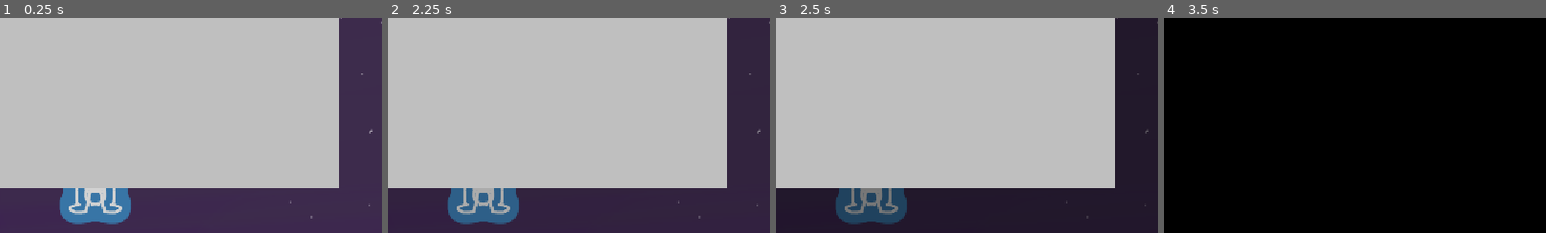
Above: before the commit, frames 1-4 (left to right).
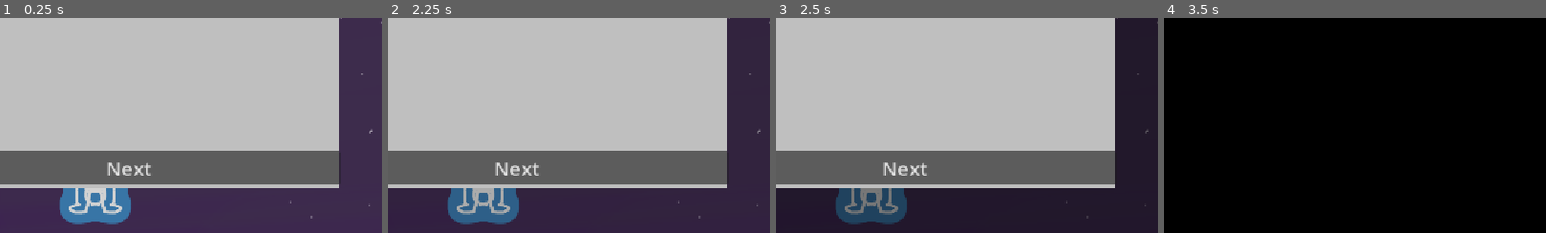
Above: after the commit, the same moments.

Repository: SteelyxEpic/Mr-lies
Game: Godot game, scene res://scenes/computer.tscn
The game is run twice, just before and just after one commit, with the same random seed, the same clock (stepped at 60 frames per second) and the same inputs. This scene is started directly instead of the project's main scene. The engine's default icon, where the game draws it, is replaced by a stand-in: a white triangle on a blue panel in a dark square.
Inputs (mouse positions are % of the whole screen's width and height, from its top left):
- Up to frame 1 (0.25 s): no input
- Up to frame 2 (2.25 s): click (17, 35) at 0.5 s, where only the run after the commit has a clickable "Next"; click (17, 35) at 1.25 s, where only the run after the commit has a clickable "Next"; click "Shut down" at 2 s
- Up to frame 3 (2.5 s): no input
- Up to frame 4 (3.5 s): tap Enter at 2.75 s; move the mouse to (72, 45) at 2.77 s; hold Right from 2.78 s (still down); tap Alt at 2.85 s; click (72, 45) at 2.92 s
The pictures show only the part of the screen within x 0-50%, y 0-50%; the shares and areas given below are measured in that part.

The runs differ from the first frame. In frame 1, 14% of the frame differs, in the area x 0-89%, y 61-78%; in frame 2, 14%; in frame 3, 14%; in frame 4, nothing differs.
Error after the commit: Out of bounds get index '0' (on base: 'Array[Dictionary]') (res://scenes/chat.gd:48)

Commit message:
Add choice UI and answer confirmation
Parse and handle choice tokens in chat flow and add a date-confirmation step. chat.gd: introduce a "choice" special token, count occurrences, create choice Buttons in the UI, wire presses to enqueue the selected reply and call check(); add date confirmation dialog and a truecheck() helper to validate/commit date answers. global.gd: add choice-linked text entries and a 'Garwinthank' response. computer.tscn: add a 'choice' node with ScrollContainer/HBox content, make Chat visible by default and hide Media. searches.tscn: add StyleBoxFlat subresources and apply styled overrides to the Searches button.

Diff:
--- a/global.gd
+++ b/global.gd
@@ -87,8 +87,9 @@
 
 "text": {
 	"Garwin1": "Garwin=me,hello! Is this Garwin?,Garwin,Yes! If you're texting does that mean you accepted my request?,me, …(278 unchanged characters)…
-	"Garwinyes":"Garwin=Garwin,That's the one!,Garwin,Thanks a lot!,me,no problem,me,I am expecting my payment soon tho,Garwin,yes! Of course!,Garwin,You'll get it in your account soon!+100_30",
+	"Garwinyes":"Garwin=Garwin,That's the one!,Garwin,Thanks a lot!,me,no problem,me,I am expecting my payment soon tho,Garwin,yes! Of course!,Garwin,You'll get it in your account soon!+100_30>Pleasure doing business<Garwinthank>Thank you kindly<Garwinthank",
 	"Garwinno":"Garwin=Garwin,...,Garwin,no that's not it_-5|22/4/1996|Garwinyes|Garwinno",
+	"Garwinthank":"Garwin=Garwin,Thanks again!"
 }
 ,
 "read":[]}
--- a/scenes/chat.gd
+++ b/scenes/chat.gd
@@ -41,13 +41,15 @@
 	var special = {
 		"ques": ["|", 0, 0],
 		"gain": ["+", 0, 0],
-		"rep": ["_", 0, 0]
+		"rep": ["_", 0, 0],
+		"choice": [">", 0, 0]
 	}
 	var temp = []
 	instance.text = current[0]["message"]
 
 	for i in special.keys():
 		special[i][1] = instance.text.find(special[i][0])
+		special[i][2] = instance.text.count(special[i][0])
 		if special[i][1] > 0:
 			temp.append(i)
 		instance.text = instance.text.replace(special[i][0], "|")
@@ -76,6 +78,25 @@
 			Global.data["reputation"] += Ans[i + 1].to_float()
 		elif temp[i] == "ques":
 			ansindex = i
+		elif temp[i] == "choice":
+			for x in range(special["choice"][2]):
+				var choiceinstance = Button.new()
+				var choice = Ans[i + x + 1].split("<")
+				choiceinstance.text = choice[0]
+				$choice.show()
+				$choice/ScrollContainer/content.add_child(choiceinstance)
+				choiceinstance.pressed.connect(func():
+					var choicetemp = "me," + choice[0] + ","
+					if len(choice) > 1:
+						var content = Global.data["text"][choice[1]].split("=")
+						choicetemp += content[1] + ","
+					for y in range(len(Global.data["people_known"])):
+						if currenttext == Global.data["people_known"][y].keys()[0]:
+							Global.data["people_known"][y]["queue"] = choicetemp
+							print(Global.data["people_known"][y]["queue"])
+							break
+					check(currenttext)
+				)
 	if len(current) == 0 and !recap:
 		if special["ques"][1] > 0:
 			$answer.show()
@@ -189,10 +210,18 @@
 
 
 func checkanswer():
+	var checkans = dateformatter(answer.get_node("LineEdit").text)
+	$answer/dateconfirm.show()
+	$answer/dateconfirm/Yes.pressed.connect(func():
+		truecheck(checkans))
+	$answer/dateconfirm/No.pressed.connect(func():
+		$answer/dateconfirm.hide())
+
+
+func truecheck(answers):
 	$answer.hide()
-	var checkans = dateformatter(answer.get_node("LineEdit").text)
-	var temp = "me," + checkans + ","
-	if checkans.contains(Ans[ansindex + 1]):
+	var temp = "me," + answers + ","
+	if answers.contains(Ans[ansindex + 1]):
 		var content = Global.data["text"][Ans[ansindex + 2]].split("=")
 		temp += content[1] + ","
 	else:
--- a/scenes/computer.tscn
+++ b/scenes/computer.tscn
@@ -122,8 +122,21 @@
 text = "Accept!"
 
 [node name="Chat" type="Node2D" parent="site" unique_id=1566750123]
-visible = false
 script = ExtResource("9_o4fko")
+
+[node name="choice" type="Node2D" parent="site/Chat" unique_id=640332824]
+visible = false
+
+[node name="ScrollContainer" type="ScrollContainer" parent="site/Chat/choice" unique_id=591378521]
+offset_left = -126.0
+offset_top = 203.0
+offset_right = 515.0
+offset_bottom = 257.0
+
+[node name="content" type="HBoxContainer" parent="site/Chat/choice/ScrollContainer" unique_id=930371042]
+layout_mode = 2
+size_flags_horizontal = 3
+size_flags_vertical = 3
 
 [node name="people" type="ScrollContainer" parent="site/Chat" unique_id=1824909283]
 offset_left = -511.0
@@ -155,7 +168,6 @@
 alignment = 2
 
 [node name="next" type="Button" parent="site/Chat" unique_id=1466461537]
-visible = false
 offset_left = -124.0
 offset_top = 201.0
 offset_right = 513.0
@@ -299,6 +311,7 @@
 vertical_alignment = 1
 
 [node name="Media" type="Node2D" parent="site" unique_id=980488298]
+visible = false
 
 [node name="back" type="TextureButton" parent="site/Media" unique_id=1860235717]
 offset_left = -503.00003
--- a/searches.tscn
+++ b/searches.tscn
@@ -1,9 +1,21 @@
 [gd_scene format=3 uid="uid://bv3rf0vgf85fy"]
+
+[sub_resource type="StyleBoxFlat" id="StyleBoxFlat_oam8o"]
+bg_color = Color(0.6, 0.6, 0.8666667, 0.3019608)
+
+[sub_resource type="StyleBoxFlat" id="StyleBoxFlat_ujhxj"]
+bg_color = Color(0.6, 0.32156864, 0.8666667, 0.5058824)
+
+[sub_resource type="StyleBoxFlat" id="StyleBoxFlat_e8ud1"]
+bg_color = Color(0.6, 0.6, 0.8666667, 0.6392157)
 
 [node name="Searches" type="Button" unique_id=876315292]
 offset_right = 8.0
 offset_bottom = 8.0
 mouse_default_cursor_shape = 2
 theme_override_font_sizes/font_size = 40
+theme_override_styles/normal = SubResource("StyleBoxFlat_oam8o")
+theme_override_styles/pressed = SubResource("StyleBoxFlat_ujhxj")
+theme_override_styles/hover = SubResource("StyleBoxFlat_e8ud1")
 alignment = 0
 autowrap_mode = 3
